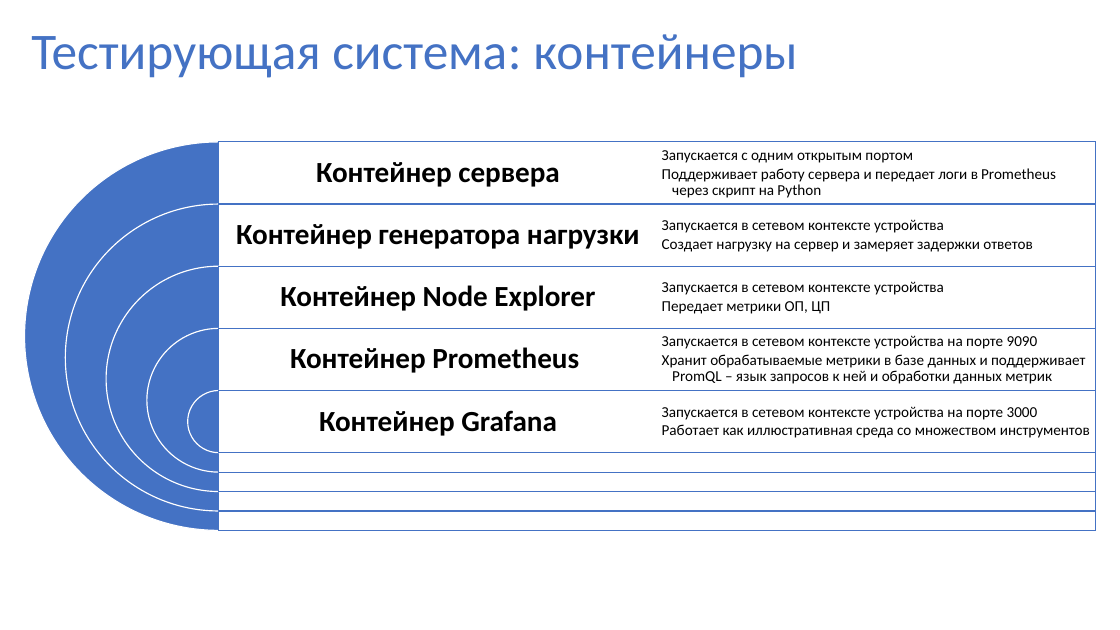
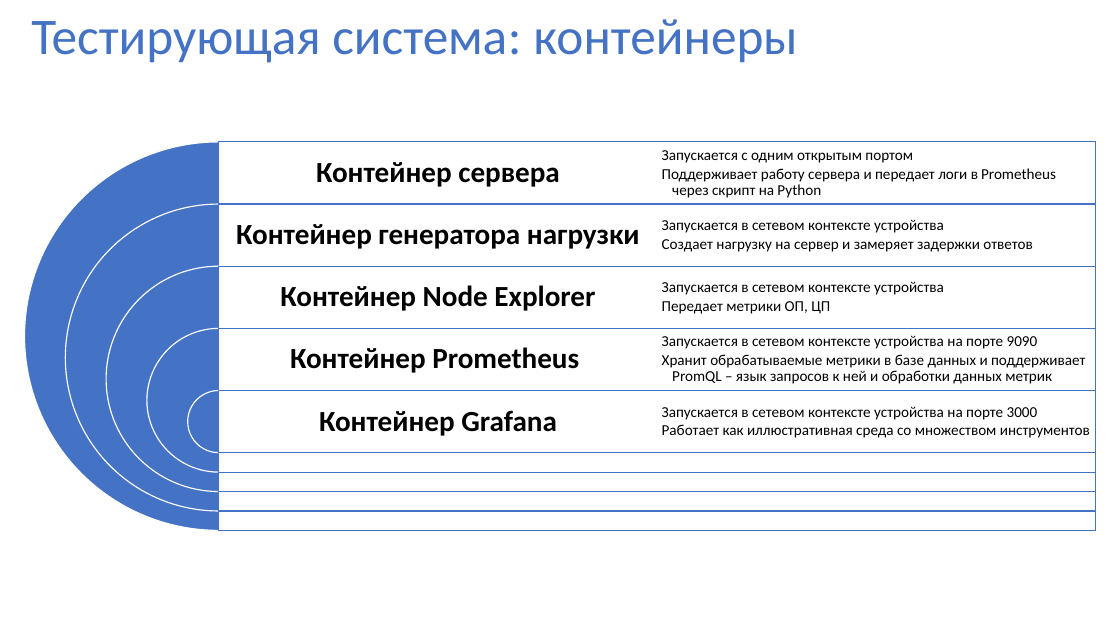
Before and after one commit to xCthulhuFtagn/OS6, a slide deck: slide 10 of ВКР.pptx. Drawn at 1120x630 pixels with LibreOffice and Linux fonts; fonts in the diff are those of the drawing. Boxes give left, top, right and bottom in pixels: in the first picture for what was removed or moved away, otherwise in the second. Text is boxed around its words. In the diff, an @@ line names an element or a change of style, - is before the commit and + after.

```diff
--- a/ВКР.pptx
+++ b/ВКР.pptx
@@ title "Тестирующая система: контейнеры": place and size @@
-title "Тестирующая система: контейнеры" at [31, 34, 797, 78]
+title "Тестирующая система: контейнеры" at [31, 19, 797, 63]
```
Also in this commit, not shown: 6 other slides changed.
